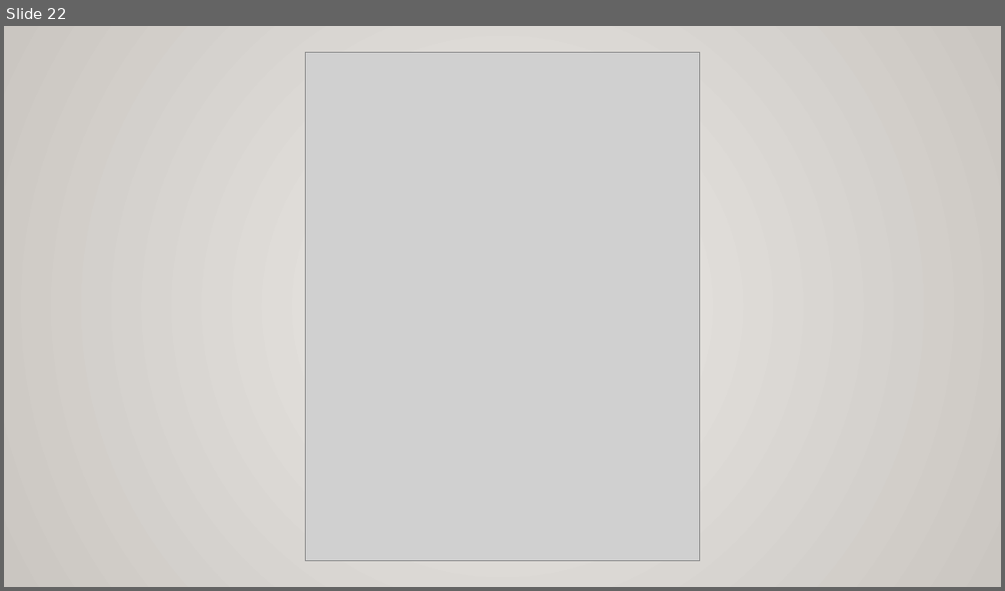
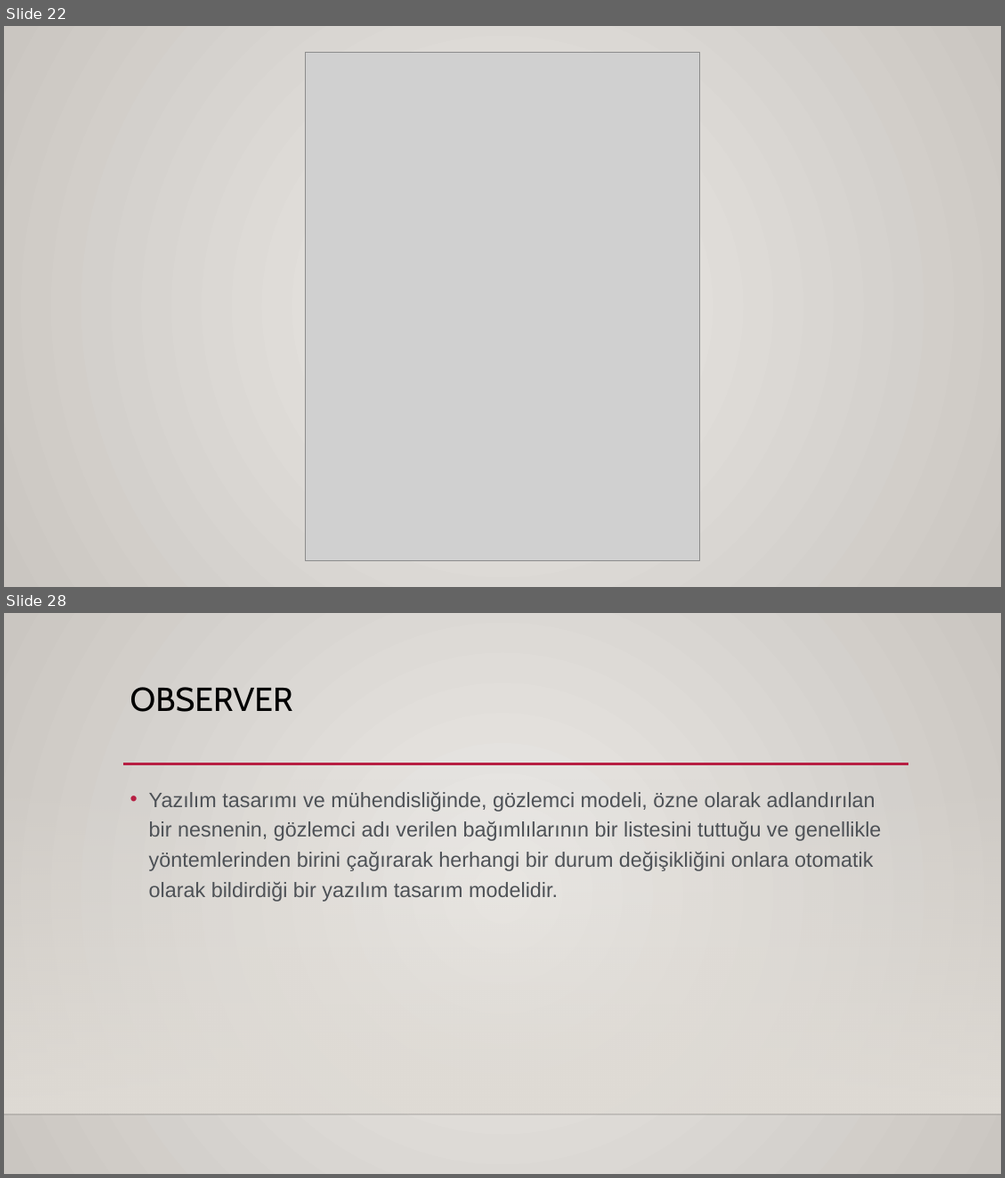
Before and after one commit to sametozalp/staj, a slide deck: design patterns.pptx. Shown one above the other, each under a label of ours: slide 22 before the commit, slides 22 and 28 after it; the slides between them are not shown. The pictures are 1005x591 and 1005x1178 pixels, drawn with LibreOffice and Linux fonts; fonts in the diff are those of the drawing; grey boxes stand for pictures; background and template pictures are left out. Boxes give left, top, right and bottom in pixels: in the first picture for what was removed or moved away, otherwise in the second. Text is boxed around its words. In the diff, an @@ line names an element or a change of style, - is before the commit and + after.

```diff
--- a/design patterns.pptx
+++ b/design patterns.pptx
@@ slide 28 added at [4,613,1001,1174], background gradient #ECEAE7 to #CAC7C1 @@
@@ title added at [130,687,293,712], 32 pt, text #000000 @@
+OBSERVER
@@ line added from (123, 764) to (909, 764), #B71E42 2.5 pt @@
@@ rectangle added at [4,779,1001,1114], fill gradient #DFDBD5 @@
@@ text added at [149,792,881,901], 20 pt, text #4D5156 @@
+• Yazılım tasarımı ve mühendisliğinde, gözlemci modeli, özne olarak adlandırılan bir nesnenin, gözlemci adı verilen bağımlılarının bir listesini tuttuğu ve genellikle yöntemlerinden birini çağırarak herhangi bir durum değişikliğini onlara otomatik olarak bildirdiği bir yazılım tasarım modelidir.
@@ line added from (4, 1114) to (1001, 1114), #000001 1 pt @@
```
Also in this commit, not shown: 1 slide changed, 4 other slides added, 3 slides removed, 2 other files.
